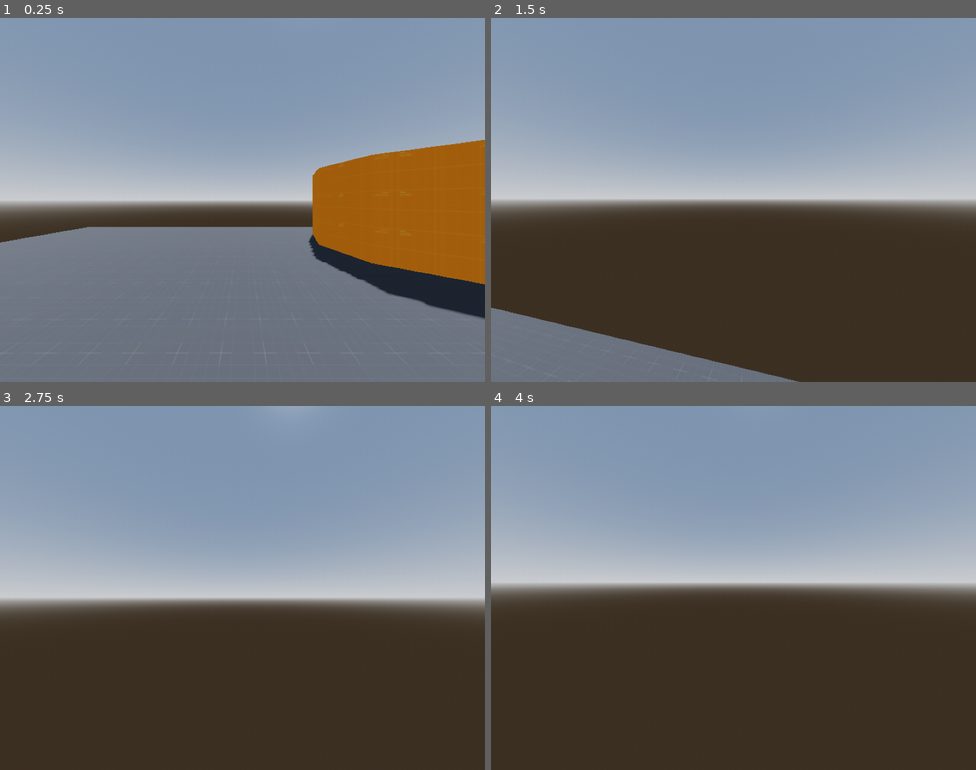
Above: before the commit, frames 1-4 (two rows, left to right).
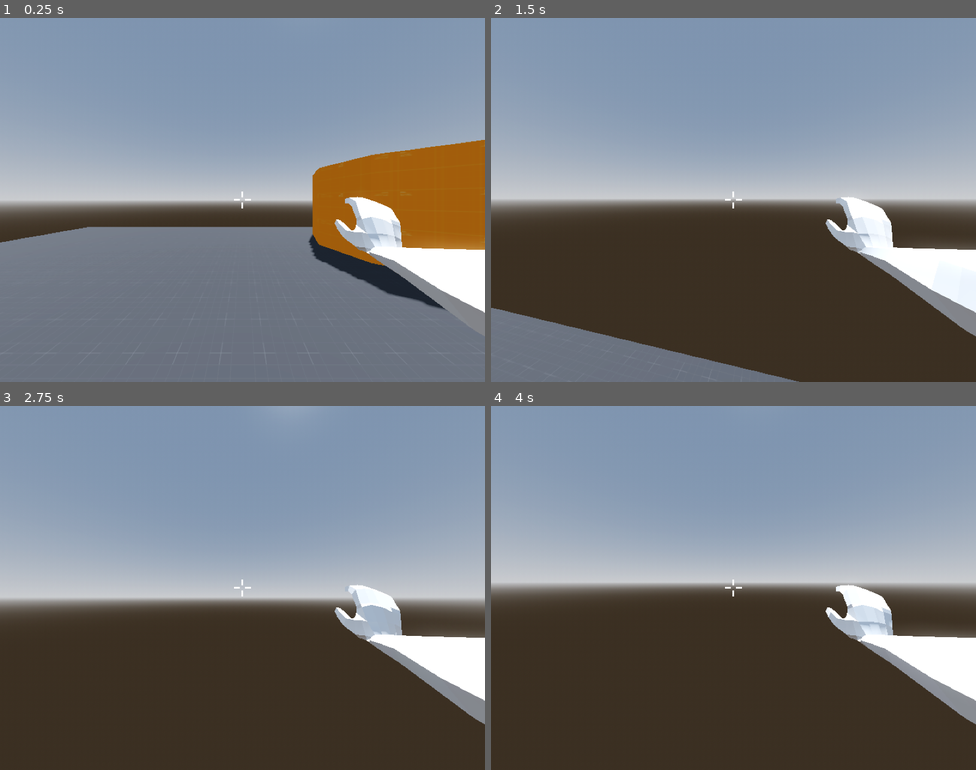
Above: after the commit, the same moments.

Repository: Dressed-to-Kill-Studios/Fully-Armed-Defense
Game: Godot game, scene res://scenes/test_world.tscn
Same seed, same stepped clock (60 frames per second), same inputs: the game is played once before the commit and once after it. The project has no main scene, so this scene is started directly.
Inputs (mouse positions are in pixels of both pictures, inside the frame that each line leads up to):
- Up to frame 1 (0.25 s): no input
- Up to frame 2 (1.5 s): tap Enter at 0.5 s; move the mouse to (757, 200) at 0.52 s; hold Shift (sprint) 0.53-1.28 s; hold W (forward) from 0.53 s (still down); tap Space (jump) at 0.77 s; move the mouse to (709, 200) at 1.27 s; tap Shift (sprint) at 1.35 s
- Up to frame 3 (2.75 s): keep holding W (forward); tap Space (jump) at 1.52, 2 s; move the mouse to (252, 580) at 2.02 s; hold Shift (sprint) from 2.03 s (still down)
- Up to frame 4 (4 s): keep holding W (forward); tap Enter at 2.75 s; move the mouse to (728, 595) at 2.77 s; release Shift (sprint) at 2.78 s; tap Shift (sprint) at 2.85 s; tap Space (jump) at 3.02, 3.5, 3.77 s; move the mouse to (767, 591) at 3.52 s; hold Shift (sprint) from 3.53 s (still down)

The runs differ from the first frame. In frame 1, 4.4% of the frame differs, in the area x 48-100%, y 47-83%; in frame 2, 4.6%; in frame 3, 4.6%; in frame 4, 4.7%, in the area x 48-100%, y 47-88%.

Commit message:
Add health functionality and arm model

Diff:
--- a/prefabs/entities/player.tscn
+++ b/prefabs/entities/player.tscn
@@ -1,17 +1,21 @@
-[gd_scene load_steps=6 format=3 uid="uid://cb8kits00qan1"]
+[gd_scene load_steps=9 format=3 uid="uid://cb8kits00qan1"]
 
 [ext_resource type="Script" uid="uid://25nr7wvduvi5" path="res://scripts/entities/player/player.gd" id="1_0on4b"]
 [ext_resource type="Script" uid="uid://dcrpjhd8rbjup" path="res://scripts/entities/player/player_movement.gd" id="2_n42l2"]
 [ext_resource type="Script" uid="uid://cd0ugc3pogiv5" path="res://scripts/entities/player/player_camera_controller.gd" id="3_ebhuq"]
+[ext_resource type="PackedScene" uid="uid://ct4hfd5mip4qo" path="res://assets/blender_exports/arm.glb" id="4_grlhh"]
+[ext_resource type="Script" uid="uid://bljvroojlvar3" path="res://scripts/entities/player/player_shooting.gd" id="4_j0cl5"]
+[ext_resource type="Script" uid="uid://b2rvurkpa5mgv" path="res://scripts/components/health_component.gd" id="5_qpvj0"]
 
 [sub_resource type="CapsuleMesh" id="CapsuleMesh_c26da"]
 
 [sub_resource type="CapsuleShape3D" id="CapsuleShape3D_0on4b"]
 
-[node name="Player" type="CharacterBody3D" node_paths=PackedStringArray("movement", "camera") groups=["Player"]]
+[node name="Player" type="CharacterBody3D" node_paths=PackedStringArray("movement", "camera", "health") groups=["Player"]]
 script = ExtResource("1_0on4b")
 movement = NodePath("PlayerMovement")
 camera = NodePath("PlayerCameraController")
+health = NodePath("HealthComponent")
 
 [node name="PlayerMovement" type="Node" parent="."]
 script = ExtResource("2_n42l2")
@@ -19,8 +23,16 @@
 [node name="PlayerCameraController" type="Node" parent="."]
 script = ExtResource("3_ebhuq")
 
+[node name="PlayerShooting" type="Node" parent="."]
+script = ExtResource("4_j0cl5")
+
+[node name="HealthComponent" type="Node" parent="."]
+script = ExtResource("5_qpvj0")
+
 [node name="MeshInstance3D" type="MeshInstance3D" parent="."]
 transform = Transform3D(1, 0, 0, 0, 1, 0, 0, 0, 1, 0, 1, 0)
+visible = false
+cast_shadow = 0
 mesh = SubResource("CapsuleMesh_c26da")
 
 [node name="CollisionShape3D" type="CollisionShape3D" parent="."]
@@ -30,6 +42,20 @@
 [node name="Head" type="Node3D" parent="."]
 unique_name_in_owner = true
 transform = Transform3D(1, 0, 0, 0, 1, 0, 0, 0, 1, 0, 1.75, 0)
+
+[node name="arm" parent="Head" instance=ExtResource("4_grlhh")]
+transform = Transform3D(-1, 0, 8.74228e-08, 0, 1, 0, -8.74228e-08, 0, -1, 0, 0, 0)
+
+[node name="Skeleton3D" parent="Head/arm/ArmsRig" index="0"]
+bones/1/rotation = Quaternion(0.864772, 0.31207, 0.359965, -0.158769)
+bones/6/rotation = Quaternion(0.864772, -0.31207, -0.359965, -0.158769)
+bones/7/rotation = Quaternion(-0.218951, 0.0206342, 0.146566, 0.964444)
+bones/8/rotation = Quaternion(-0.0503, 0.27915, -0.108886, 0.952727)
+bones/10/position = Vector3(-0.710628, -0.611012, 0.194848)
+bones/10/rotation = Quaternion(0.942265, -0.197299, -0.197299, 0.185158)
+
+[node name="AnimationPlayer" parent="Head/arm" index="1"]
+autoplay = "TEST_POSE"
 
 [node name="CameraControl" type="Control" parent="Head"]
 layout_mode = 3
@@ -99,3 +125,39 @@
 transform = Transform3D(1, 0, 0, 0, 1, 0, 0, 0, 1, 0, 1.75, 0)
 cull_mask = 1048573
 fov = 100.0
+
+[node name="HUD" type="CanvasLayer" parent="."]
+
+[node name="Crosshair" type="Control" parent="HUD"]
+layout_mode = 3
+anchors_preset = 8
+anchor_left = 0.5
+anchor_top = 0.5
+anchor_right = 0.5
+anchor_bottom = 0.5
+grow_horizontal = 2
+grow_vertical = 2
+
+[node name="Line2D" type="Line2D" parent="HUD/Crosshair"]
+points = PackedVector2Array(-10, 0, -25, 0)
+width = 5.0
+begin_cap_mode = 1
+
+[node name="Line2D2" type="Line2D" parent="HUD/Crosshair"]
+points = PackedVector2Array(10, 0, 25, 0)
+width = 5.0
+begin_cap_mode = 1
+
+[node name="Line2D3" type="Line2D" parent="HUD/Crosshair"]
+points = PackedVector2Array(0, -10, 0, -25)
+width = 5.0
+begin_cap_mode = 1
+
+[node name="Line2D4" type="Line2D" parent="HUD/Crosshair"]
+points = PackedVector2Array(0, 10, 0, 25)
+width = 5.0
+begin_cap_mode = 1
+
+[connection signal="health_depleted" from="HealthComponent" to="." method="kill"]
+
+[editable path="Head/arm"]
--- /dev/null
+++ b/scripts/components/health_component.gd
@@ -0,0 +1,22 @@
+extends Node
+class_name HealthComponent
+
+signal health_changed(current_health: int)
+signal health_depleted
+
+@export var max_health: float = 100.0
+
+var current_health: float = max_health
+
+
+func _ready() -> void:
+	pass
+
+
+func damage(damage_registry: DamageRegistry) -> void:
+	current_health -= damage_registry.damage_amount
+	current_health = clampf(current_health, 0, max_health)
+
+	health_changed.emit(current_health)
+
+	if current_health == 0: health_depleted.emit()
--- /dev/null
+++ b/scripts/damage_registry.gd
@@ -0,0 +1,4 @@
+extends Resource
+class_name DamageRegistry
+
+@export var damage_amount: int = 0
--- /dev/null
+++ b/scripts/entities/entity.gd
@@ -0,0 +1,18 @@
+extends CharacterBody3D
+class_name Entity
+
+@export var health: HealthComponent
+
+
+func _ready() -> void:
+	pass
+
+
+func damage(damage_registry: DamageRegistry) -> void:
+	assert(health, "No Health Componnet found.")
+
+	health.damage(damage_registry)
+
+
+func kill() -> void:
+	queue_free()
--- a/scripts/entities/player/player.gd
+++ b/scripts/entities/player/player.gd
@@ -1,8 +1,8 @@
-extends CharacterBody3D
+extends Entity
 class_name Player
 
-@export var movement: PlayerMovement
-@export var camera: PlayerCamera
+@export var movement: PlayerMovementComponent
+@export var camera: PlayerCameraComponent
 
 var inputs_enabled: bool = false : set = _set_inputs_enabled
 
--- a/scripts/entities/player/player_camera_controller.gd
+++ b/scripts/entities/player/player_camera_controller.gd
@@ -1,5 +1,5 @@
 extends Node
-class_name PlayerCamera
+class_name PlayerCameraComponent
 
 @export var can_look: bool = true
 
@@ -8,6 +8,7 @@
 @onready var head: Node3D = %Head
 @onready var secondary_camera: Camera3D = %SecondaryCamera
 @onready var primary_camera: Camera3D = %PrimaryCamera
+
 
 #HACK: THIS IS A PLACE HOLDER CAMERA CONTROL SYSTEM, SMOOTHER VERSION NEEDS TO IMPLEMENTED
 func _unhandled_input(event: InputEvent) -> void:
--- a/scripts/entities/player/player_movement.gd
+++ b/scripts/entities/player/player_movement.gd
@@ -1,5 +1,5 @@
 extends Node
-class_name PlayerMovement
+class_name PlayerMovementComponent
 
 const GRAVITY = 10.0
 
--- /dev/null
+++ b/scripts/entities/player/player_shooting.gd
@@ -0,0 +1 @@
+extends Node
Binary file added: assets/blender_exports/arm.glb
Not shown, added: assets/blender_exports/arm.glb.import
Not shown, added: scripts/components/health_component.gd.uid
Not shown, added: scripts/damage_registry.gd.uid
Not shown, added: scripts/entities/entity.gd.uid
Not shown, added: scripts/entities/player/player_shooting.gd.uid
